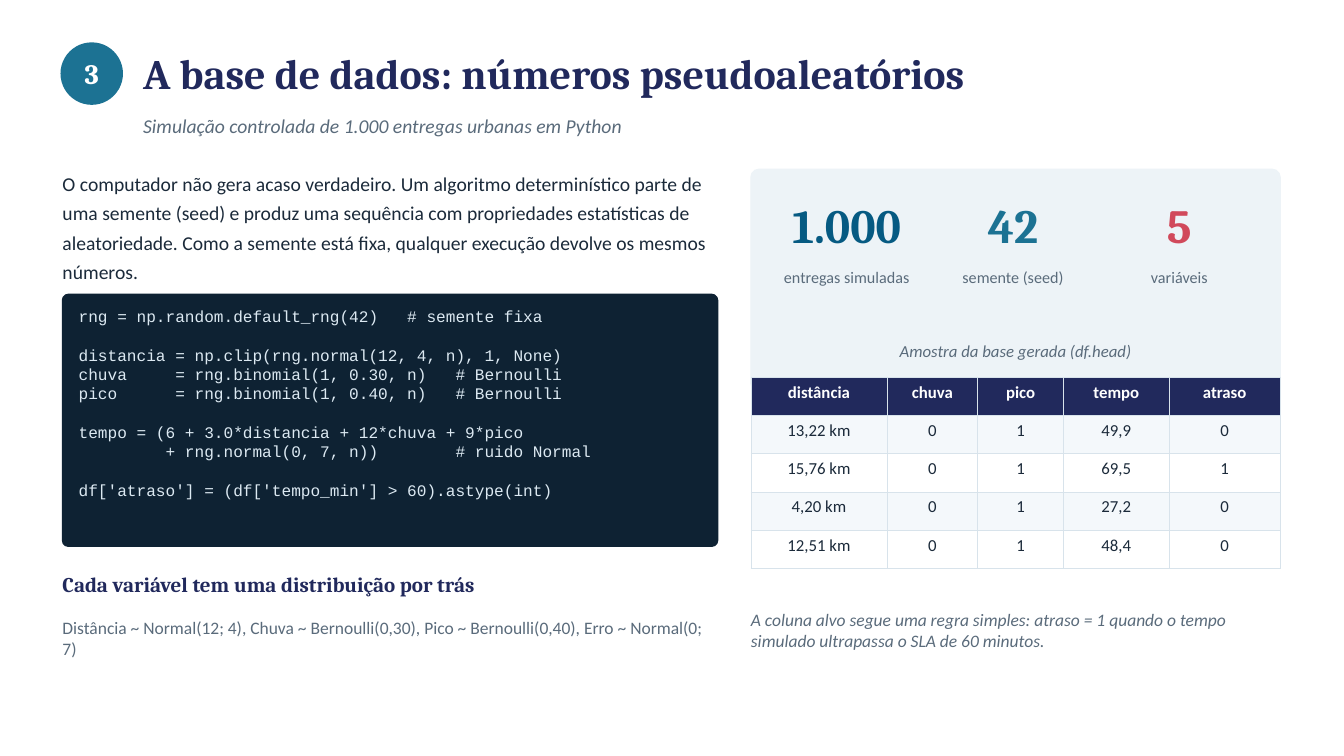
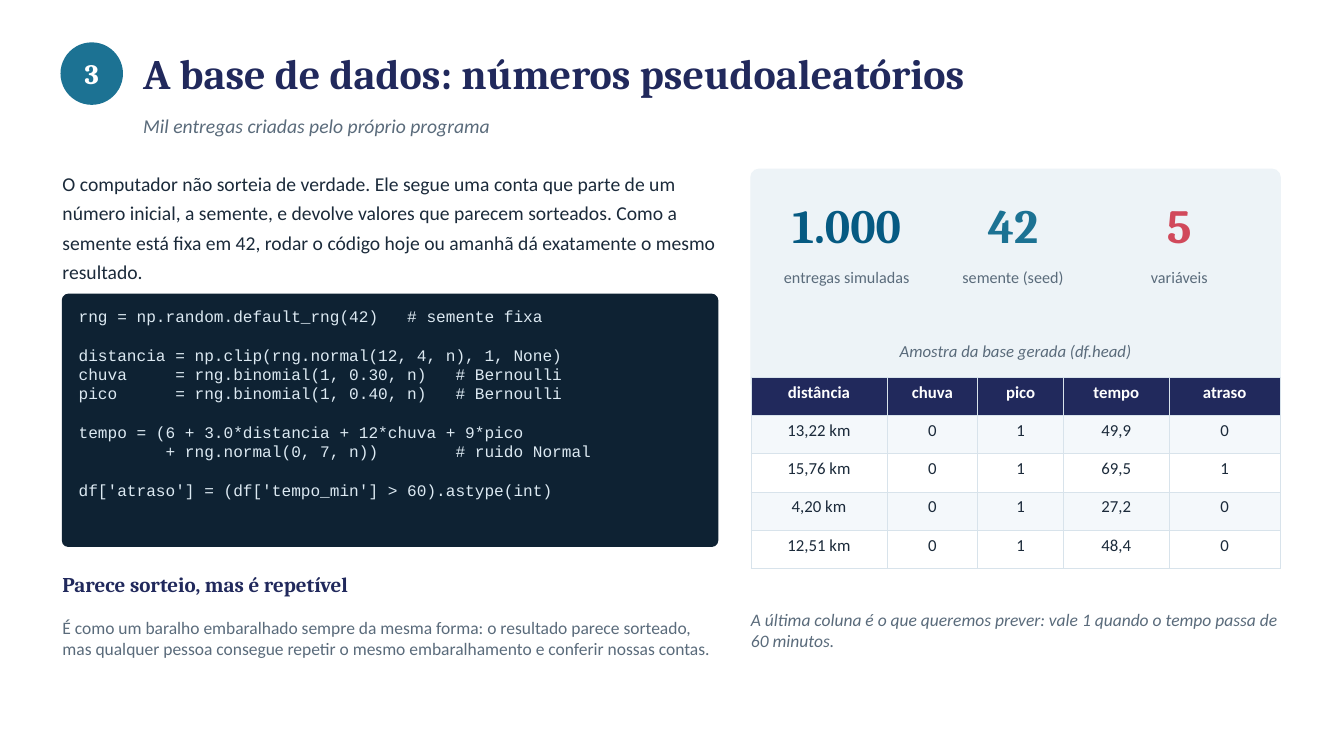
Before and after one commit to susuelen153-design/Projeto-Python, a slide deck: slide 4 of checkpoint4/apresentacao_cp4.pptx. Drawn at 1344x756 pixels with LibreOffice and Linux fonts; fonts in the diff are those of the drawing. Boxes give left, top, right and bottom in pixels: in the first picture for what was removed or moved away, otherwise in the second. Text is boxed around its words. In the diff, an @@ line names an element or a change of style, - is before the commit and + after.

```diff
--- a/checkpoint4/apresentacao_cp4.pptx
+++ b/checkpoint4/apresentacao_cp4.pptx
@@ text at bbox=[143, 119, 489, 137]: text changed @@
-Simulação controlada de 1.000 entregas urbanas em Python
+Mil entregas criadas pelo próprio programa
@@ text at bbox=[62, 177, 715, 279]: text changed @@
-O computador não gera acaso verdadeiro. Um algoritmo determinístico parte de uma semente (seed) e produz uma sequência com propriedades estatísticas de aleatoriedade. Como a semente está fixa, qualquer execução devolve os mesmos números.
+O computador não sorteia de verdade. Ele segue uma conta que parte de um número inicial, a semente, e devolve valores que parecem sorteados. Como a semente está fixa em 42, rodar o código hoje ou amanhã dá exatamente o mesmo resultado.
@@ text at bbox=[62, 577, 348, 597]: text changed @@
-Cada variável tem uma distribuição por trás
+Parece sorteio, mas é repetível
@@ text at bbox=[62, 620, 710, 658]: text changed @@
-Distância ~ Normal(12; 4), Chuva ~ Bernoulli(0,30), Pico ~ Bernoulli(0,40), Erro ~ Normal(0; 7)
+É como um baralho embaralhado sempre da mesma forma: o resultado parece sorteado, mas qualquer pessoa consegue repetir o mesmo embaralhamento e conferir nossas contas.
@@ text at bbox=[751, 614, 1277, 647]: text changed @@
-A coluna alvo segue uma regra simples: atraso = 1 quando o tempo simulado ultrapassa o SLA de 60 minutos.
+A última coluna é o que queremos prever: vale 1 quando o tempo passa de 60 minutos.
```
Also in this commit, not shown: 10 other slides changed, 4 other files.
